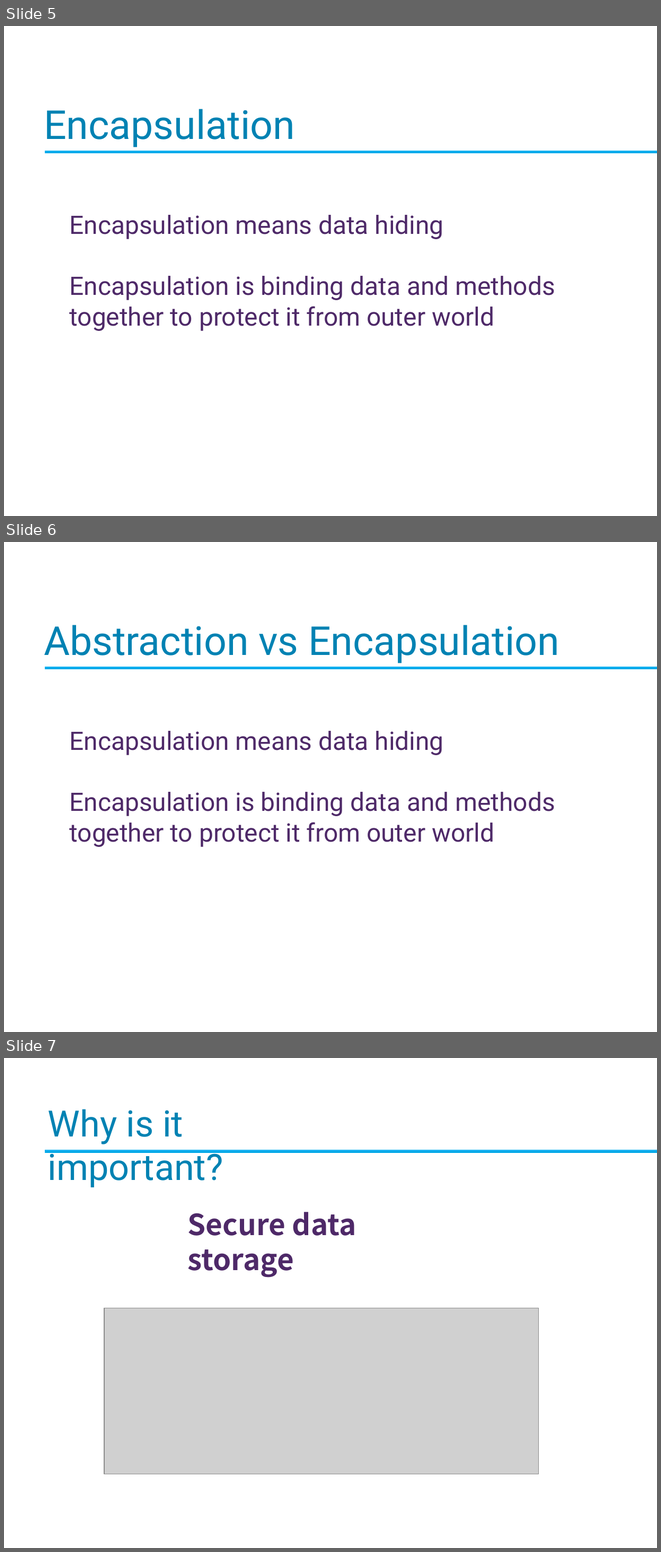
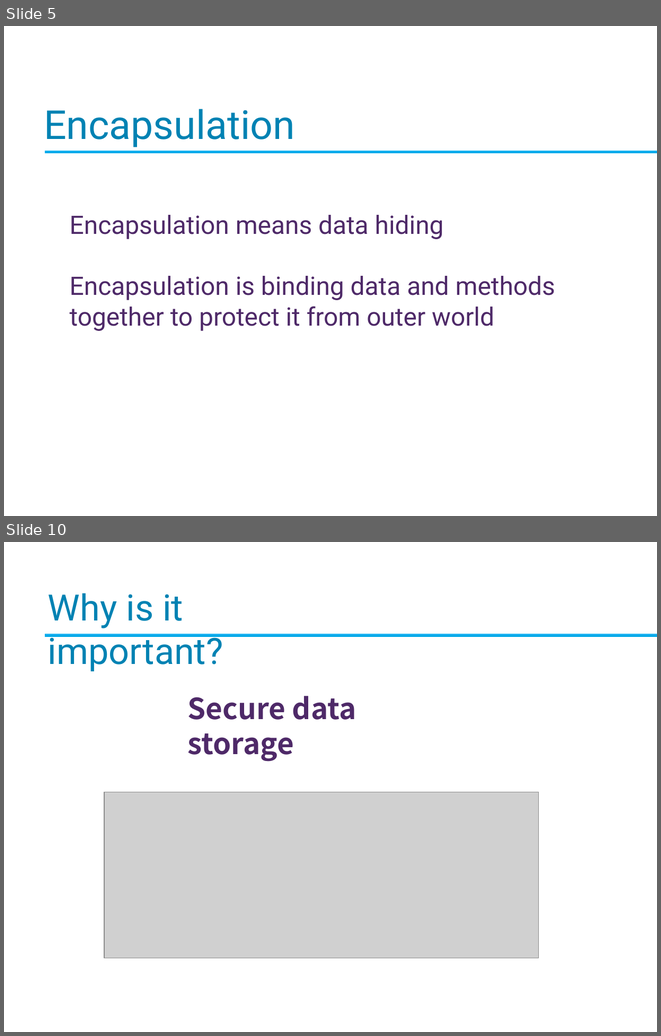
Before and after one commit to Imran4424/C-Plus-Plus-Object-Oriented, a slide deck: OOP.pptx. Shown one above the other, each under a label of ours: slides 5, 6 and 7 before the commit, slides 5 and 10 after it; the slides between them are not shown. The pictures are 661x1552 and 661x1036 pixels, drawn with LibreOffice and Linux fonts; fonts in the diff are those of the drawing; grey boxes stand for pictures; background and template pictures are left out. Boxes give left, top, right and bottom in pixels: in the first picture for what was removed or moved away, otherwise in the second. Text is boxed around its words. In the diff, an @@ line names an element or a change of style, - is before the commit and + after.

```diff
--- a/OOP.pptx
+++ b/OOP.pptx
@@ slide 6 removed at [4,542,657,1032], background picture (left out) @@
@@ text removed at [44,625,559,663] @@
-Abstraction vs Encapsulation
@@ rectangle removed at [45,667,657,669] @@
@@ text removed at [70,731,555,847] @@
-Encapsulation means data hiding
-Encapsulation is binding data and methods together to protect it from outer world
@@ what was slide 7 is now slide 10 @@
```
Also in this commit, not shown: 4 slides added.
